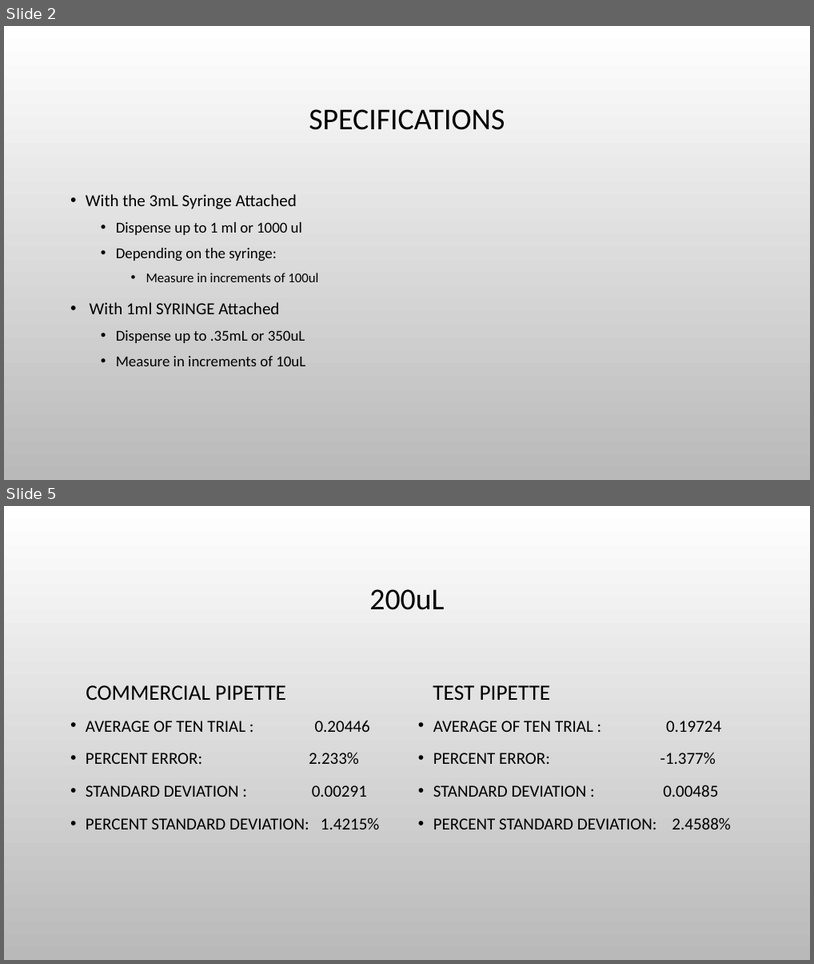
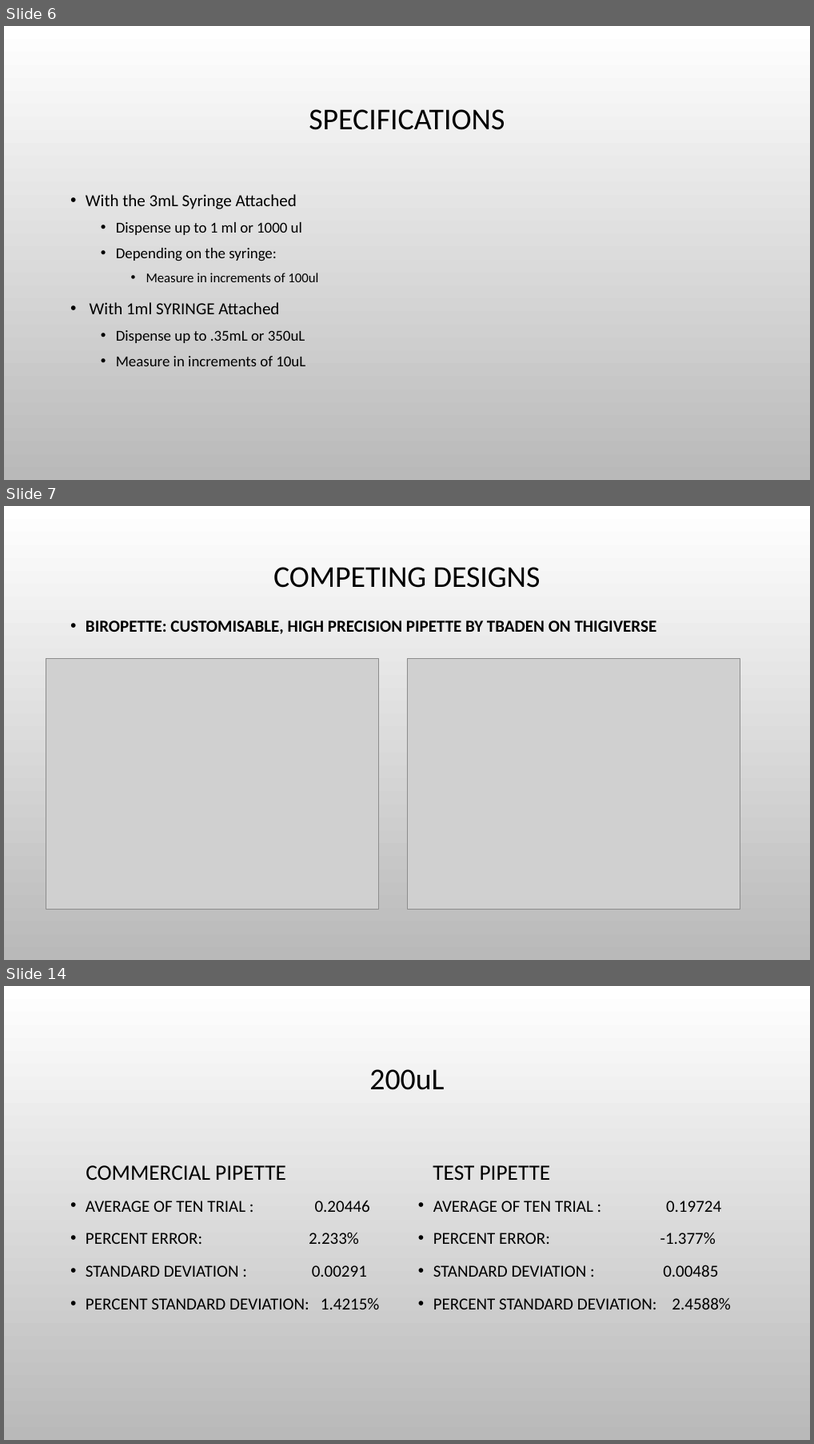
Before and after one commit to Biological-Microsystems-Laboratory/micropipette, a slide deck: Presentation1.pptx. Shown one above the other, each under a label of ours: slides 2 and 5 before the commit, slides 6, 7 and 14 after it; the slides between them are not shown. The pictures are 814x964 and 814x1444 pixels, drawn with LibreOffice and Linux fonts; fonts in the diff are those of the drawing; grey boxes stand for pictures; background and template pictures are left out. Boxes give left, top, right and bottom in pixels: in the first picture for what was removed or moved away, otherwise in the second. Text is boxed around its words. In the diff, an @@ line names an element or a change of style, - is before the commit and + after.

```diff
--- a/Presentation1.pptx
+++ b/Presentation1.pptx
@@ slide 7 added at [4,506,810,960], background picture (left out) @@
@@ title added at [274,567,541,588], 36 pt, text #000000 @@
+COMPETING DESIGNS
@@ text added at [86,620,658,634], 20 pt, text #000000, bold @@
+• BIROPETTE: CUSTOMISABLE, HIGH PRECISION PIPETTE BY TBADEN ON THIGIVERSE
@@ picture added at [46,659,379,909] @@
@@ picture added at [407,659,741,909] @@
@@ what was slide 2 is now slide 6 @@
@@ what was slide 5 is now slide 14 @@
```
Also in this commit, not shown: 2 slides changed, 12 other slides added, 1 slide removed, 2 other files.
